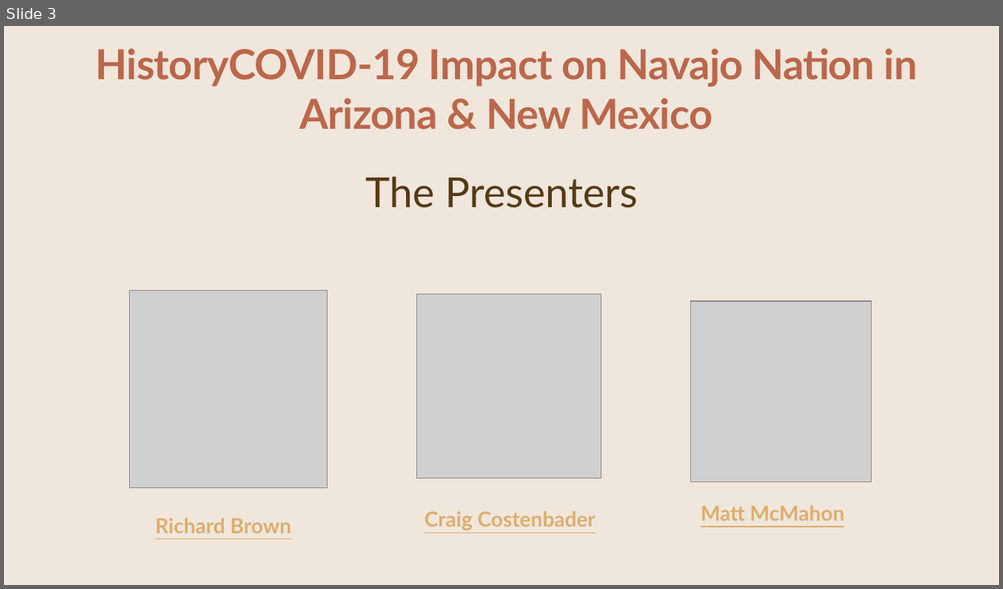
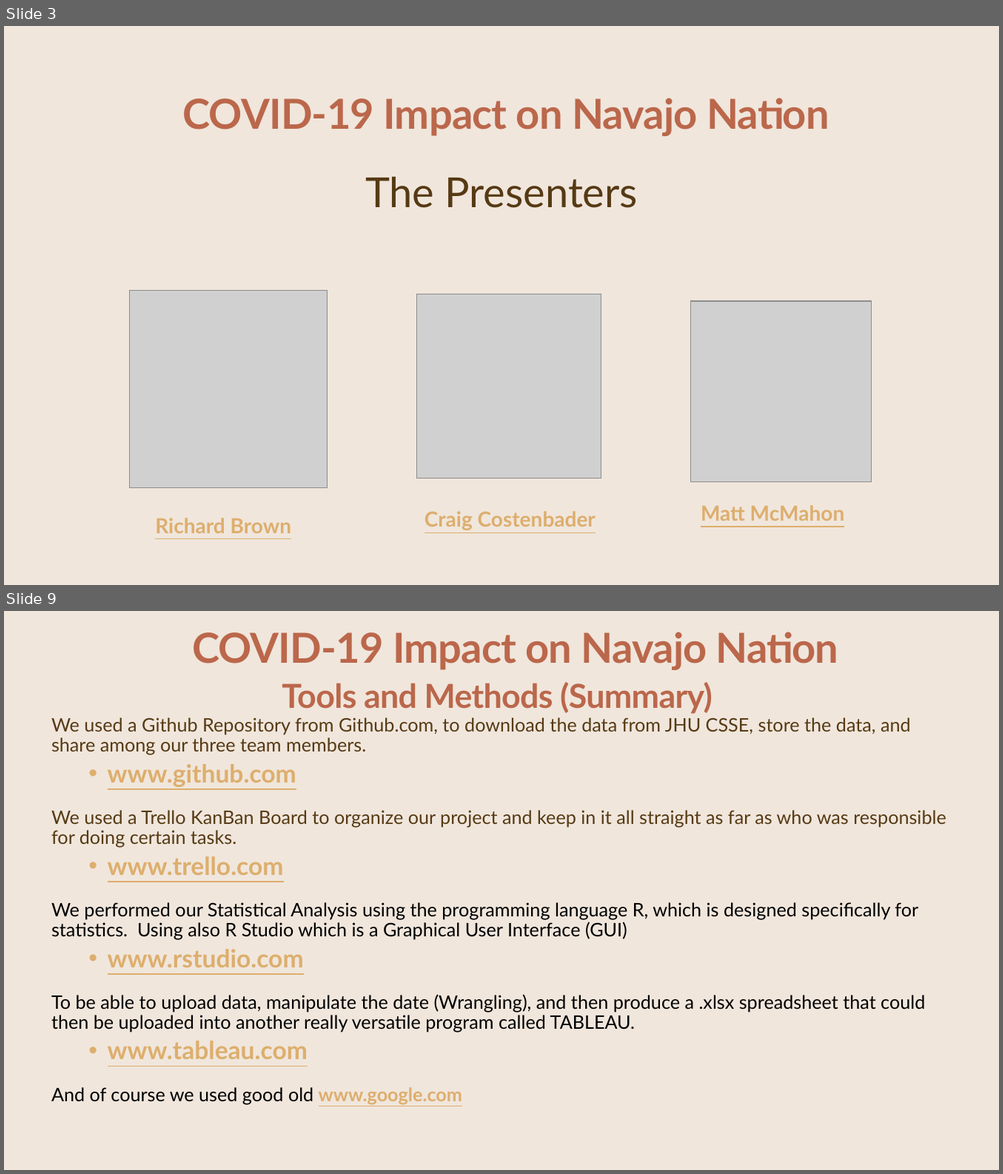
Before and after one commit to CCostenbader/Covid-19-effects-on-the-Navajo-Nation-Indian-Tribe, a slide deck: PPCRAIG.pptx. Shown one above the other, each under a label of ours: slide 3 before the commit, slides 3 and 9 after it; the slides between them are not shown. The pictures are 1003x589 and 1003x1174 pixels, drawn with LibreOffice and Linux fonts; fonts in the diff are those of the drawing; grey boxes stand for pictures; background and template pictures are left out. Boxes give left, top, right and bottom in pixels: in the first picture for what was removed or moved away, otherwise in the second. Text is boxed around its words. In the diff, an @@ line names an element or a change of style, - is before the commit and + after.

```diff
--- a/PPCRAIG.pptx
+++ b/PPCRAIG.pptx
@@ slide 9 added at [4,611,999,1170], background #F0E6DC @@
@@ text added at [192,632,839,670], 40 pt, text #BB674B, bold @@
+COVID-19 Impact on Navajo Nation
@@ title added at [282,682,712,714], 32 pt, text #BB674B, bold @@
+Tools and Methods (Summary)
@@ text added at [51,718,946,1105], 18 pt, text #000000 @@
+We used a Github Repository from Github.com, to download the data from JHU CSSE, store the data, and share among our three team members.
+  • www.github.com
+We used a Trello KanBan Board to organize our project and keep in it all straight as far as who was responsible for doing certain tasks.
+  • www.trello.com
+We performed our Statistical Analysis using the programming language R, which is designed specifically for statistics. Using also R Studio which is a Graphical User Interface (GUI)
+  • www.rstudio.com
+To be able to upload data, manipulate the date (Wrangling), and then produce a .xlsx spreadsheet that could then be uploaded into another really versatile program called TABLEAU.
+  • www.tableau.com
+And of course we used good old www.google.com
@@ slide 3 changed as well @@
@@ text at [183,98,829,136]: text changed @@
-HistoryCOVID-19 Impact on Navajo Nation in Arizona & New Mexico
+COVID-19 Impact on Navajo Nation
```
Also in this commit, not shown: 6 other slides changed, 10 other slides added, 13 slides removed, 5 other files.
